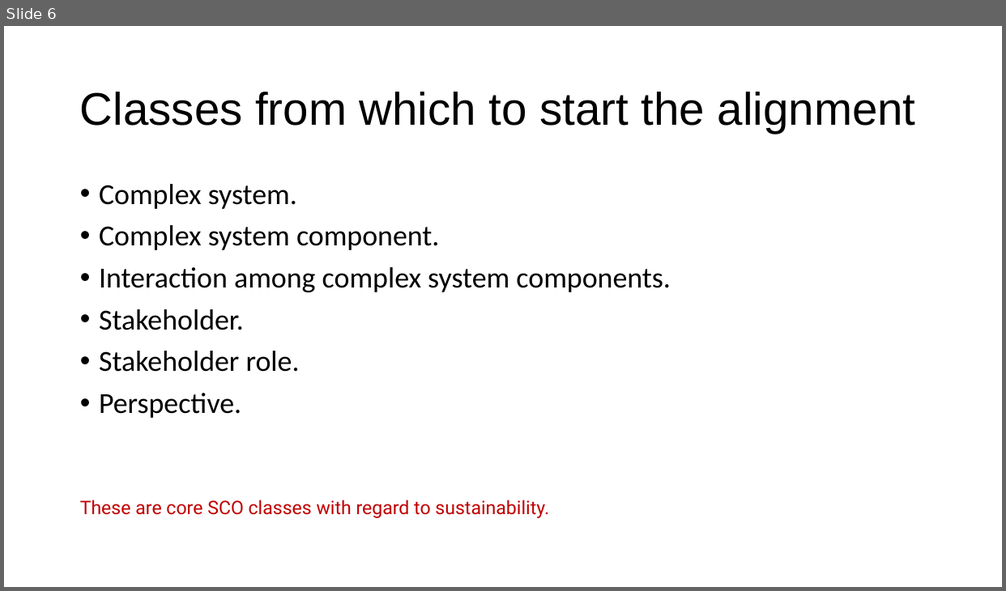
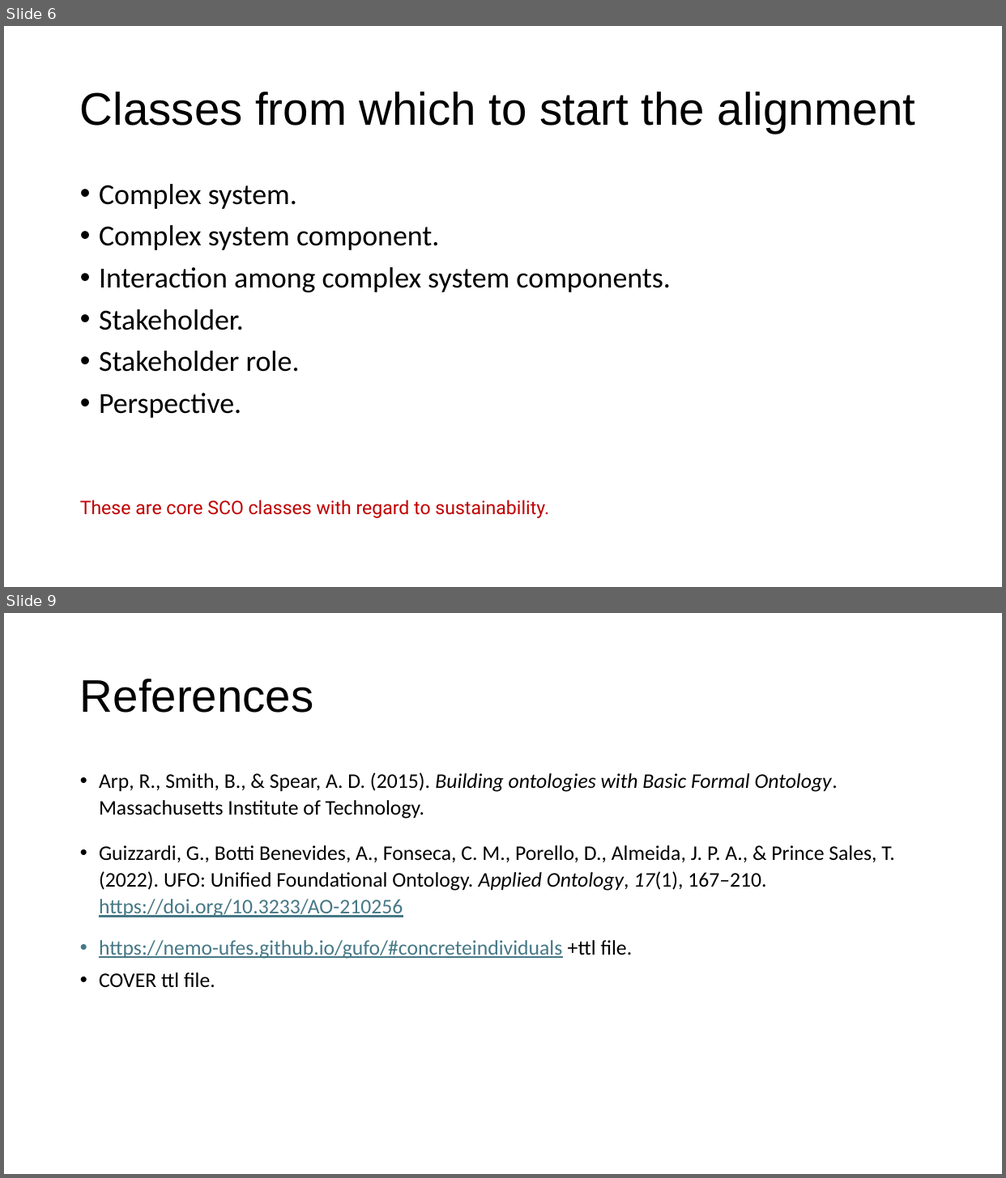
Before and after one commit to gioUbbiali/Sustainability-Core-Ontology, a slide deck: SCO/working materials/Slide deck - SCO-UFO aligment.pptx. Shown one above the other, each under a label of ours: slide 6 before the commit, slides 6 and 9 after it; the slides between them are not shown. The pictures are 1006x591 and 1006x1178 pixels, drawn with LibreOffice and Linux fonts; fonts in the diff are those of the drawing. Boxes give left, top, right and bottom in pixels: in the first picture for what was removed or moved away, otherwise in the second. Text is boxed around its words. In the diff, an @@ line names an element or a change of style, - is before the commit and + after.

```diff
--- a/SCO/working materials/Slide deck - SCO-UFO aligment.pptx
+++ b/SCO/working materials/Slide deck - SCO-UFO aligment.pptx
@@ slide 9 added at box(4, 613, 1002, 1174), background #FFFFFF @@
@@ title added at box(80, 679, 314, 713), 44 pt, text #000000 @@
+References
@@ text added at box(99, 773, 894, 987), 20 pt, text #000000 @@
+• Arp, R., Smith, B., & Spear, A. D. (2015). Building ontologies with Basic Formal Ontology. Massachusetts Institute of Technology.
+• Guizzardi, G., Botti Benevides, A., Fonseca, C. M., Porello, D., Almeida, J. P. A., & Prince Sales, T. (2022). UFO: Unified Foundational Ontology. Applied Ontology, 17(1), 167–210. https://doi.org/10.3233/AO-210256
+• https://nemo-ufes.github.io/gufo/#concreteindividuals +ttl file.
+• COVER ttl file.
```
Also in this commit, not shown: 1 slide changed, 2 other files.
